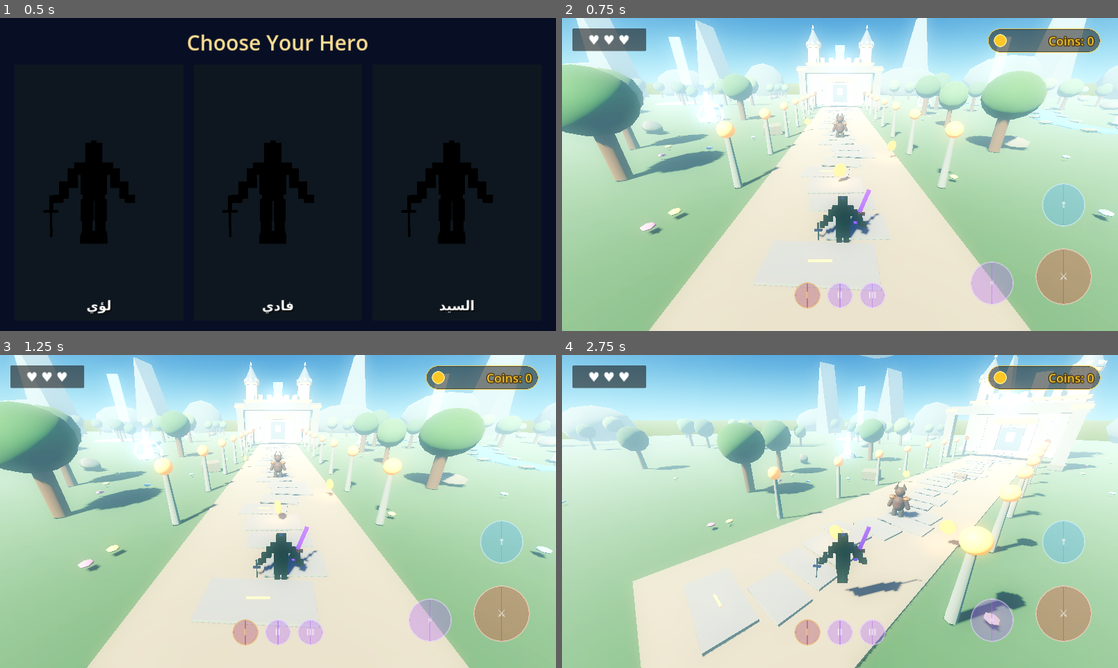
Above: before the commit, frames 1-4 (two rows, left to right).
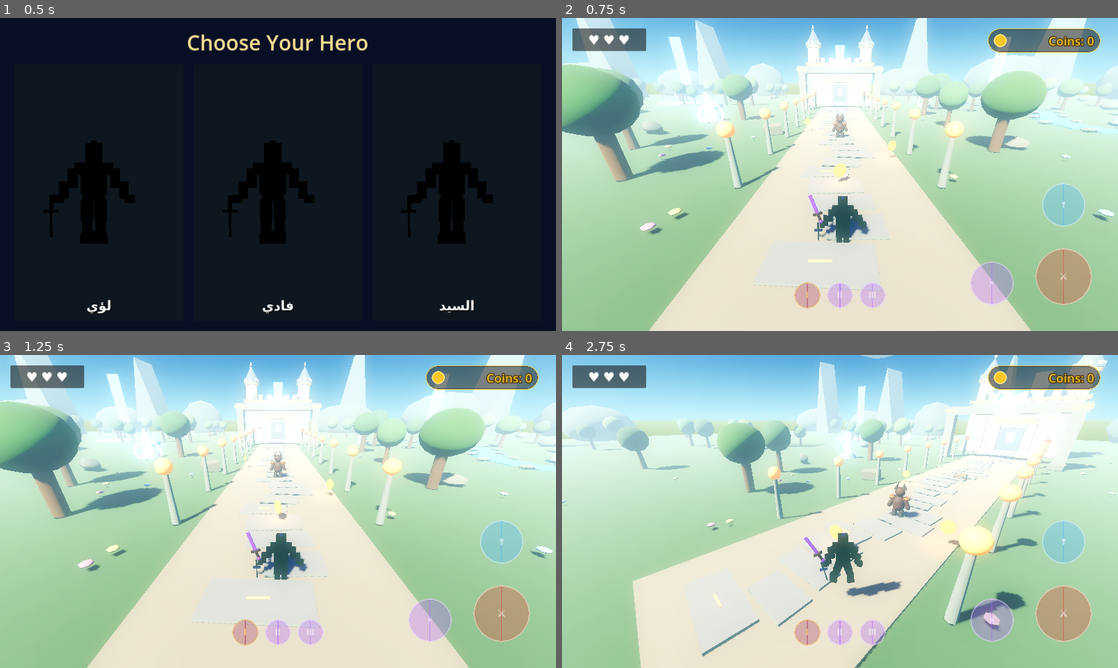
Above: after the commit, the same moments.

Repository: lolofadywaleed-hash/LostTreasureKingdom-Final
Game: Godot game, scene res://scenes/character_select.tscn
Same seed, same stepped clock (60 frames per second), same inputs: the game is played once before the commit and once after it.
Inputs (mouse positions are in pixels of both pictures, inside the frame that each line leads up to):
- Up to frame 1 (0.5 s): no input
- Up to frame 2 (0.75 s): click "لؤي" at 0.5 s
- Up to frame 3 (1.25 s): no input
- Up to frame 4 (2.75 s): click "↑" at 1.25 s; move the mouse to (962, 495) at 2.02 s; hold D (move_right) from 2.03 s (still down); hold F (attack) from 2.03 s (still down); click (962, 495) at 2.17 s; tap Space (jump) at 2.27 s

Frame 1 is identical in both runs. In frame 2, 0.2% of the frame differs, in the area x 44-58%, y 54-68%; in frame 3, 0.2%; in frame 4, 0.6%, in the area x 43-65%, y 54-78%.

Commit message:
feat: attach weapons to rigged hand and add attack motion fallback

Diff:
--- a/scripts/character_loader.gd
+++ b/scripts/character_loader.gd
@@ -13,6 +13,9 @@
 var model_path: String = FALLBACK_MODEL_PATH
 var _hero_id: String = "Lolo"
 var _action_animation_remaining: float = 0.0
+var _weapon_anchor: BoneAttachment3D
+var _attack_arm_attachment: BoneAttachment3D
+var _attack_tween: Tween
 ## KayKit/glTF غالباً يواجه +Z بينما اتجاه الأمام في Godot هو -Z، لذلك 180 افتراضياً.
 @export var face_rotation_deg: float = 180.0
 ## 0 = يأخذ الارتفاع تلقائياً من CollisionShape3D
@@ -62,6 +65,7 @@
 	_apply_selected_hero_material()
 	_hide_old_visual()
 	_fit_to_collision()
+	_setup_bone_attachments()
 	_setup_animations()
 
 
@@ -87,6 +91,47 @@
 	_log("hero material applied: %s (%d mesh instances)" % [hero_id, count])
 
 
+func _setup_bone_attachments() -> void:
+	var skeletons := _model.find_children("*", "Skeleton3D", true, false)
+	if skeletons.is_empty():
+		push_warning("CharacterLoader: no Skeleton3D found; weapons will use the player fallback anchor.")
+		return
+	var skeleton := skeletons[0] as Skeleton3D
+	var hand_bone := "RightHand"
+	if skeleton.find_bone(hand_bone) < 0:
+		hand_bone = "RightLowerArm"
+	if skeleton.find_bone(hand_bone) >= 0:
+		_weapon_anchor = BoneAttachment3D.new()
+		_weapon_anchor.name = "WeaponHandAttachment"
+		_weapon_anchor.bone_name = hand_bone
+		skeleton.add_child(_weapon_anchor)
+	_attack_arm_attachment = BoneAttachment3D.new()
+	_attack_arm_attachment.name = "AttackArmAttachment"
+	var arm_bone := "RightUpperArm"
+	if skeleton.find_bone(arm_bone) < 0:
+		arm_bone = hand_bone
+	if skeleton.find_bone(arm_bone) >= 0:
+		_attack_arm_attachment.bone_name = arm_bone
+		skeleton.add_child(_attack_arm_attachment)
+
+
+func get_weapon_anchor() -> Node3D:
+	return _weapon_anchor
+
+
+func _play_procedural_attack() -> void:
+	if not is_instance_valid(_attack_arm_attachment):
+		return
+	if _attack_tween != null and _attack_tween.is_valid():
+		_attack_tween.kill()
+	_attack_arm_attachment.rotation = Vector3.ZERO
+	_attack_tween = create_tween()
+	_attack_tween.set_trans(Tween.TRANS_SINE).set_ease(Tween.EASE_OUT)
+	_attack_tween.tween_property(_attack_arm_attachment, "rotation", Vector3(-0.75, 0.0, -1.05), 0.11)
+	_attack_tween.set_ease(Tween.EASE_IN_OUT)
+	_attack_tween.tween_property(_attack_arm_attachment, "rotation", Vector3.ZERO, 0.22)
+
+
 func _log(msg: String) -> void:
 	if debug_log:
 		print("[KnightVisual] ", msg)
@@ -239,11 +284,13 @@
 
 
 func play_action_animation(animation_key: String, duration: float = 0.38) -> void:
-	if _anim == null:
-		return
-	if animation_key.to_lower() == "attack" and str(_states.get("attack", "")) != "":
+	if animation_key.to_lower() != "attack":
+		return
+	if _anim != null and str(_states.get("attack", "")) != "":
 		_action_animation_remaining = maxf(0.1, duration)
 		_play("attack")
+	else:
+		_play_procedural_attack()
 
 
 func _physics_process(delta: float) -> void:
@@ -278,7 +325,10 @@
 		if _states.get(s, "") != "":
 			clip = _states[s]
 			break
-	if clip == "" or clip == _current:
+	if clip == "":
+		return
+	_anim.speed_scale = 1.45 if state == "run" and clip == str(_states.get("walk", "")) else 1.0
+	if clip == _current:
 		return
 	_current = clip
 	_anim.play(clip, blend_time)
--- a/scripts/character_weapon_manager.gd
+++ b/scripts/character_weapon_manager.gd
@@ -77,9 +77,17 @@
 		_visual.queue_free()
 	_visual = Node3D.new()
 	_visual.name = "EquippedWeaponVisual"
-	_visual.position = Vector3(0.58, 1.02, -0.12)
+	_visual.position = Vector3(0.02, -0.04, -0.12)
 	_visual.rotation_degrees = Vector3(0.0, 0.0, -18.0)
-	add_child(_visual)
+	var character_loader := _player.get_node_or_null("KnightVisual")
+	var hand_anchor: Node3D
+	if character_loader != null and character_loader.has_method("get_weapon_anchor"):
+		hand_anchor = character_loader.call("get_weapon_anchor") as Node3D
+	if is_instance_valid(hand_anchor):
+		hand_anchor.add_child(_visual)
+	else:
+		_visual.position = Vector3(0.58, 1.02, -0.12)
+		add_child(_visual)
 	var material := StandardMaterial3D.new()
 	material.albedo_color = definition["color"]
 	material.metallic = 0.72
